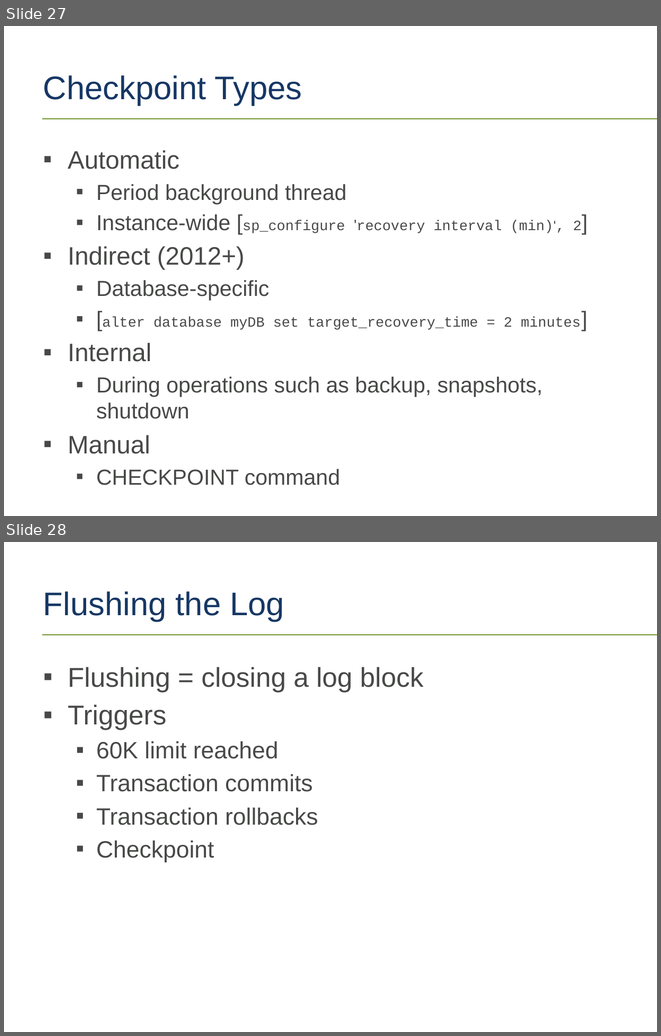
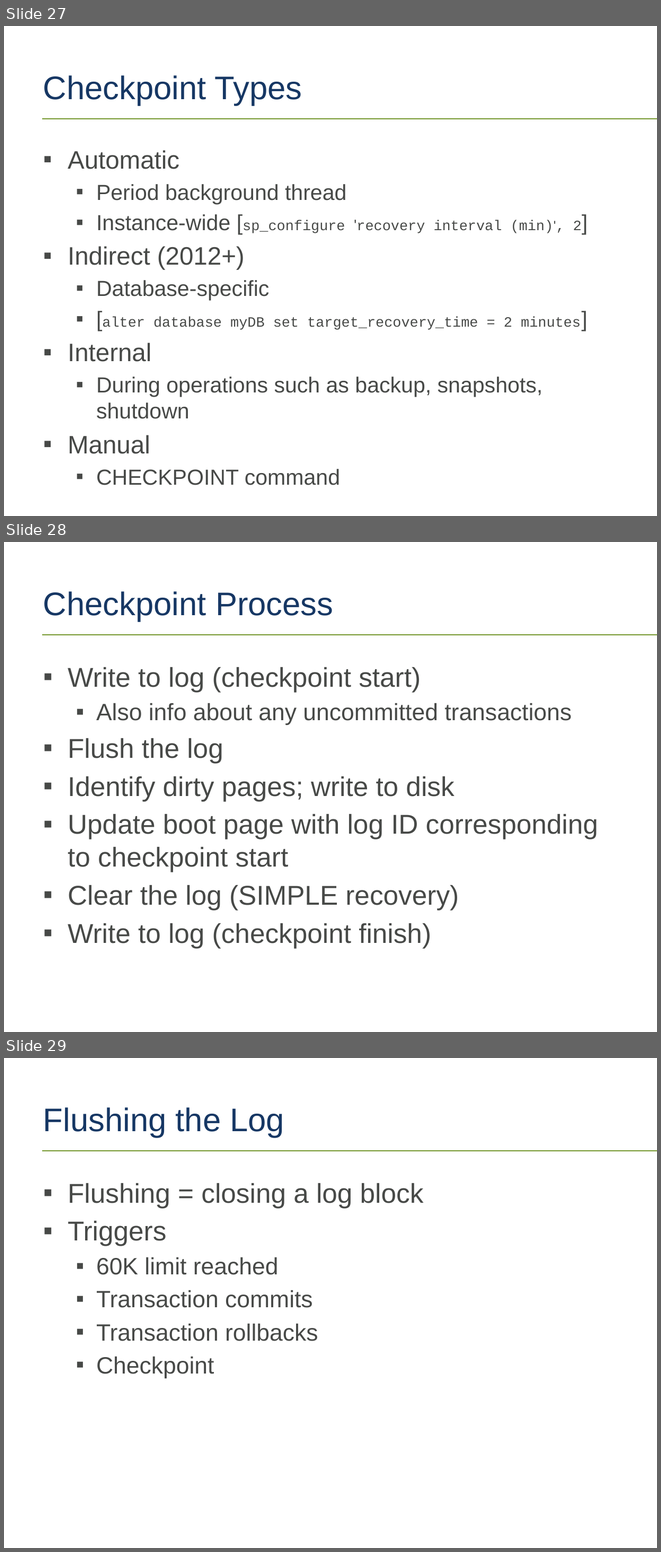
Before and after one commit to tf3604/LogFilePresentation, a slide deck: TransactionLog.pptx. Shown one above the other, each under a label of ours: slides 27 and 28 before the commit, slides 27, 28 and 29 after it. The pictures are 661x1036 and 661x1552 pixels, drawn with LibreOffice and Linux fonts; fonts in the diff are those of the drawing; background and template pictures are left out. Boxes give left, top, right and bottom in pixels: in the first picture for what was removed or moved away, otherwise in the second. Text is boxed around its words. In the diff, an @@ line names an element or a change of style, - is before the commit and + after.

```diff
--- a/TransactionLog.pptx
+++ b/TransactionLog.pptx
@@ slide 28 added at (4, 542, 657, 1032), background #FFFFFF; not listed: 1 template element that a slide beside it also shows @@
@@ title added at (43, 591, 333, 622), 36 pt, text #163764 @@
+Checkpoint Process
@@ text added at (68, 667, 598, 948), 30 pt, text #474947 @@
+▪ Write to log (checkpoint start)
+  ▪ Also info about any uncommitted transactions
+▪ Flush the log
+▪ Identify dirty pages; write to disk
+▪ Update boot page with log ID corresponding to checkpoint start
+▪ Clear the log (SIMPLE recovery)
+▪ Write to log (checkpoint finish)
@@ what was slide 28 is now slide 29 @@
```
Also in this commit, not shown: 2 slides changed.
